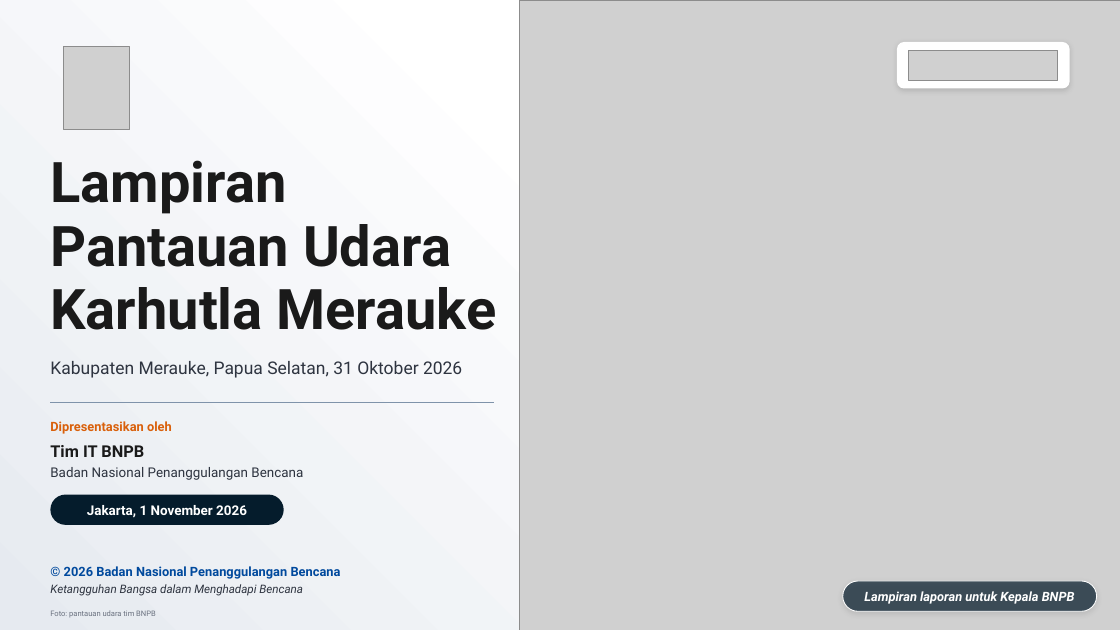
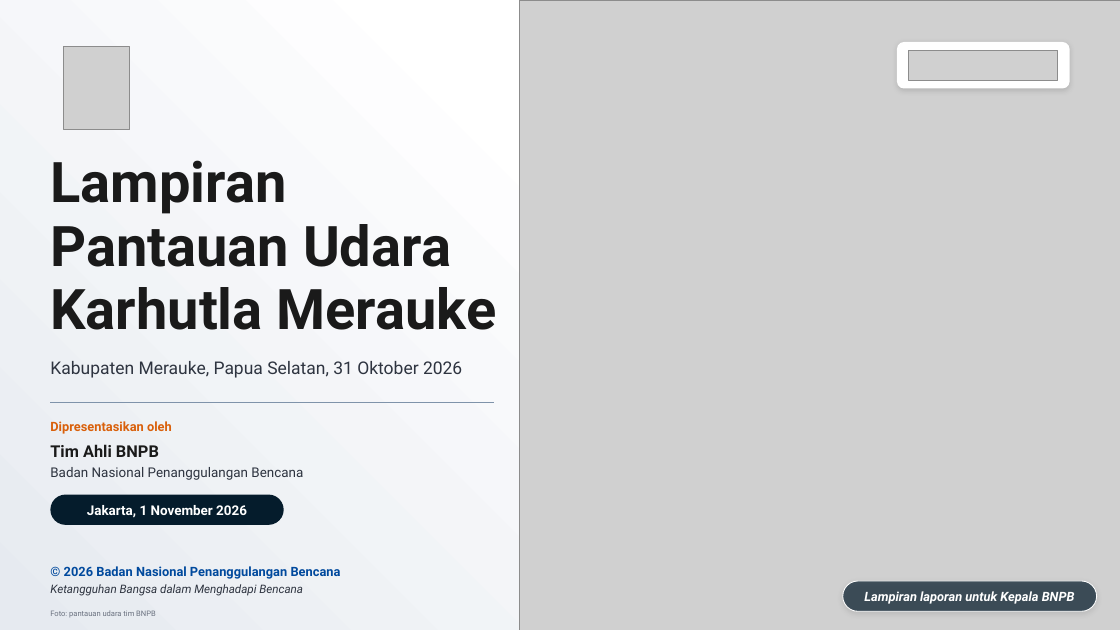
Before and after one commit to terasurbannetwork/poskokarhutla, a slide deck: slide 1 of docs/deck-bnpb/Pantauan Udara Merauke 011126/Lampiran Pantauan Udara Merauke 011126.pptx. Drawn at 1120x630 pixels with LibreOffice and Linux fonts; fonts in the diff are those of the drawing; grey boxes stand for pictures. Boxes give left, top, right and bottom in pixels: in the first picture for what was removed or moved away, otherwise in the second. Text is boxed around its words. In the diff, an @@ line names an element or a change of style, - is before the commit and + after.

```diff
--- a/docs/deck-bnpb/Pantauan Udara Merauke 011126/Lampiran Pantauan Udara Merauke 011126.pptx
+++ b/docs/deck-bnpb/Pantauan Udara Merauke 011126/Lampiran Pantauan Udara Merauke 011126.pptx
@@ text at [50, 444, 159, 457]: text changed @@
-Tim IT BNPB
+Tim Ahli BNPB
```
Also in this commit, not shown: 9 other files.
